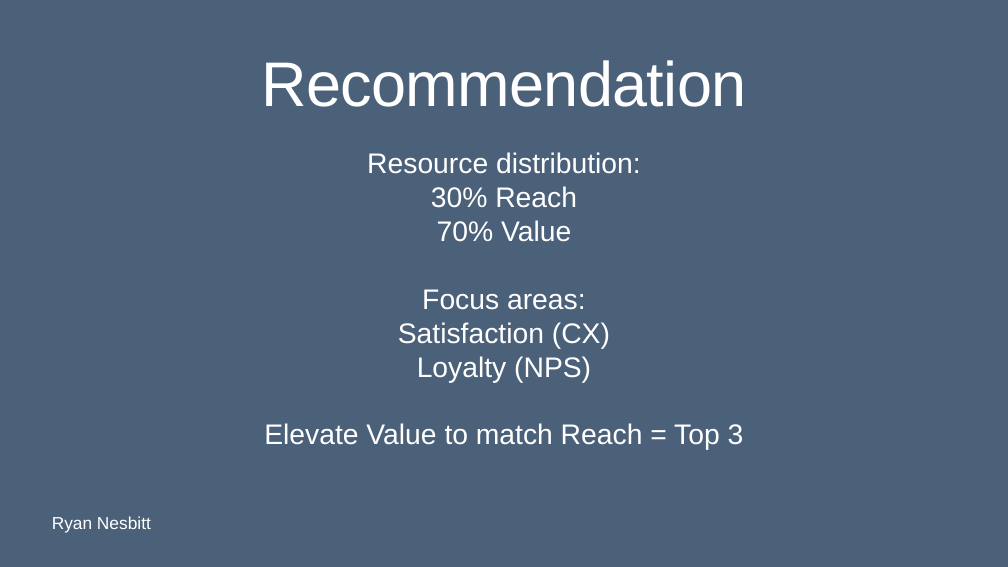
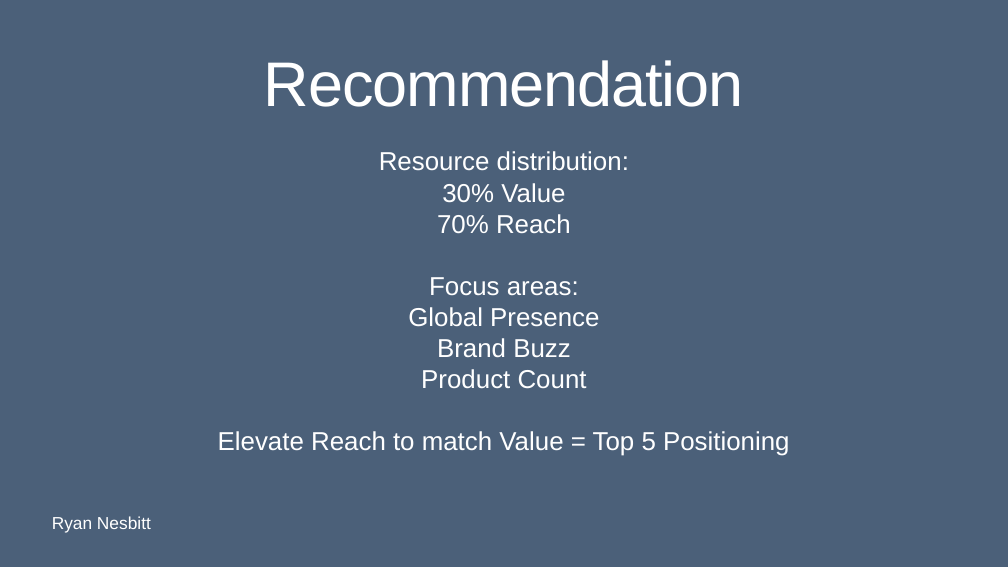
Before and after one commit to rmnesbitt/Competitive-Positioning-Matrix, a slide deck: slide 7 of executive_presentation.pptx. Drawn at 1008x567 pixels with LibreOffice and Linux fonts; fonts in the diff are those of the drawing. Boxes give left, top, right and bottom in pixels: in the first picture for what was removed or moved away, otherwise in the second. Text is boxed around its words. In the diff, an @@ line names an element or a change of style, - is before the commit and + after.

Commit message:
Corrected PowerPoint to match the new Insight and Recommendations

```diff
--- a/executive_presentation.pptx
+++ b/executive_presentation.pptx
@@ title "Recommendation" at [264, 60, 744, 107]: letter spacing -1.2 to -2 pt @@
@@ text at [379, 151, 629, 296]: size 53.9 to 49.3 pt in "Resource distribution:", "Focus areas:" @@
@@ text at [437, 183, 571, 233]: text changed; size 53.9 to 49.3 pt @@
-30% Reach
-70% Value
+30% Value
+70% Reach
@@ text at [218, 307, 790, 456]: text changed; size 53.9 to 49.3 pt @@
-Satisfaction (CX)
-Loyalty (NPS)
-Elevate Value to match Reach = Top 3
+Global Presence
+Brand Buzz
+Product Count
+Elevate Reach to match Value = Top 5 Positioning
```
Also in this commit, not shown: 6 other slides changed.
